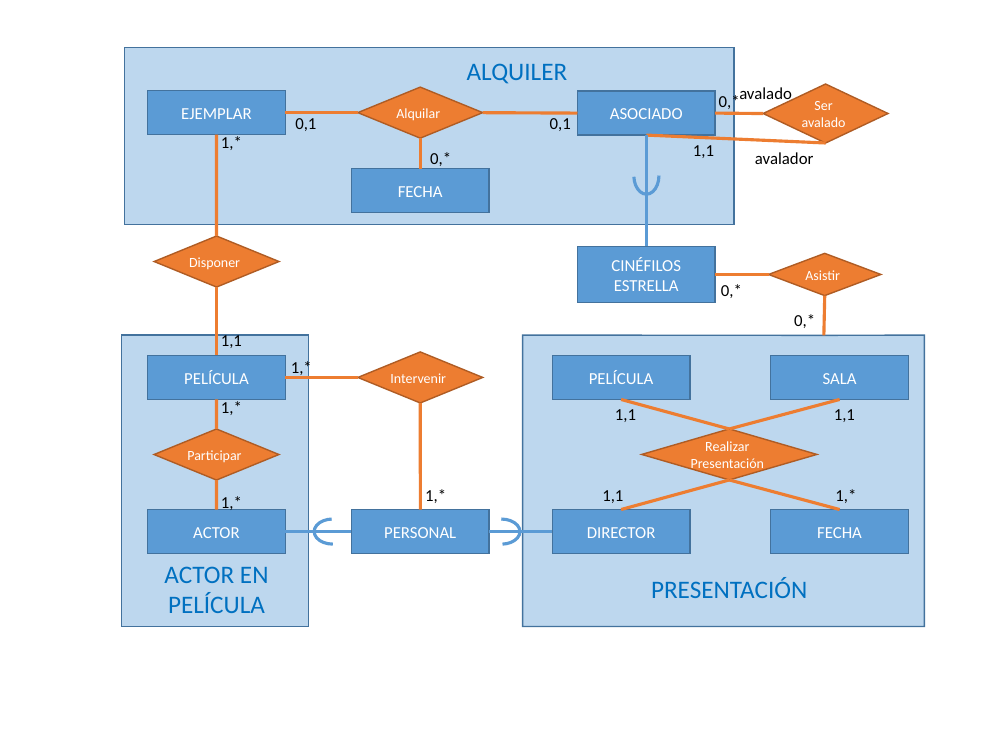
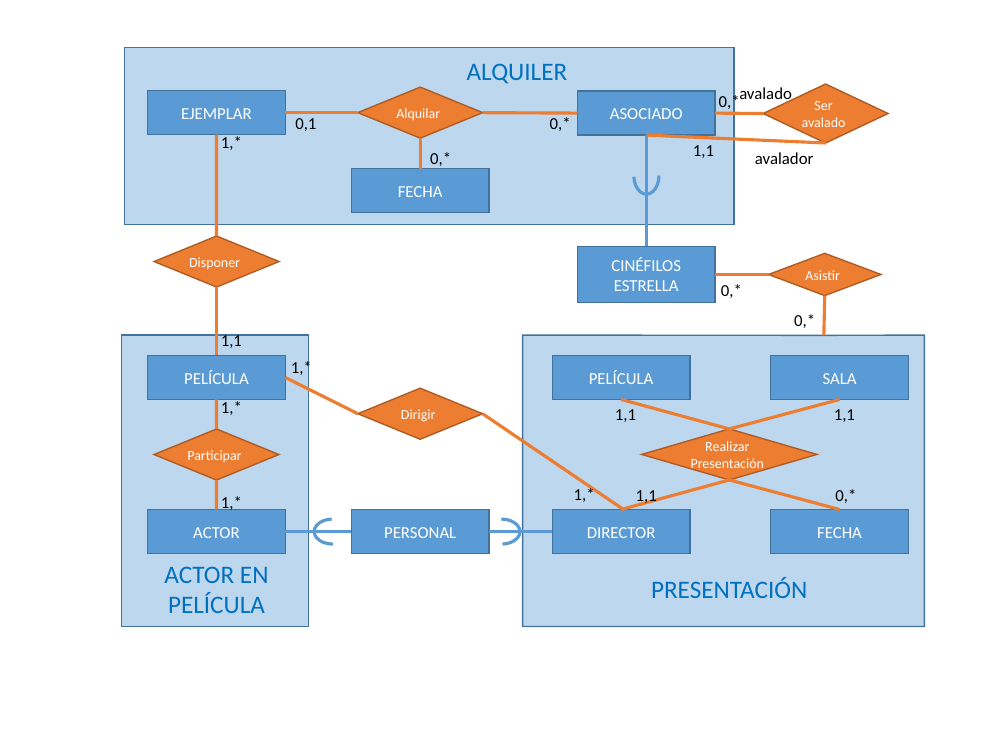
Before and after one commit to anuno61044/Computer-Science-UH, a slide deck: slide 7 of base_de_datos_I/clases_practicas/LAB_03 (solution).pptx. Drawn at 1008x756 pixels with LibreOffice and Linux fonts; fonts in the diff are those of the drawing. Boxes give left, top, right and bottom in pixels: in the first picture for what was removed or moved away, otherwise in the second. Text is boxed around its words. In the diff, an @@ line names an element or a change of style, - is before the commit and + after.

```diff
--- a/base_de_datos_I/clases_practicas/LAB_03 (solution).pptx
+++ b/base_de_datos_I/clases_practicas/LAB_03 (solution).pptx
@@ text at bbox=[550, 117, 571, 131]: text changed @@
-0,1
+0,*
@@ line moved from (358, 378) - (285, 378) to (358, 413) - (285, 378) @@
@@ diamond "Dirigir": place and size @@
-diamond "Dirigir" at bbox=[358, 352, 483, 403]
+diamond "Dirigir" at bbox=[358, 388, 483, 439]
@@ text in diamond at bbox=[401, 409, 435, 422]: text changed @@
-Intervenir
+Dirigir
@@ line moved from (420, 403) - (420, 509) to (483, 413) - (623, 509) @@
@@ text "1,*": place and size @@
-text "1,*" at bbox=[425, 489, 446, 503]
+text "1,*" at bbox=[574, 487, 595, 502]
@@ text "1,1": place and size @@
-text "1,1" at bbox=[602, 490, 623, 503]
+text "1,1" at bbox=[636, 490, 657, 506]
@@ text at bbox=[835, 489, 856, 503]: text changed @@
-1,*
+0,*
```
Also in this commit, not shown: 2 other slides changed, 7 other files.
